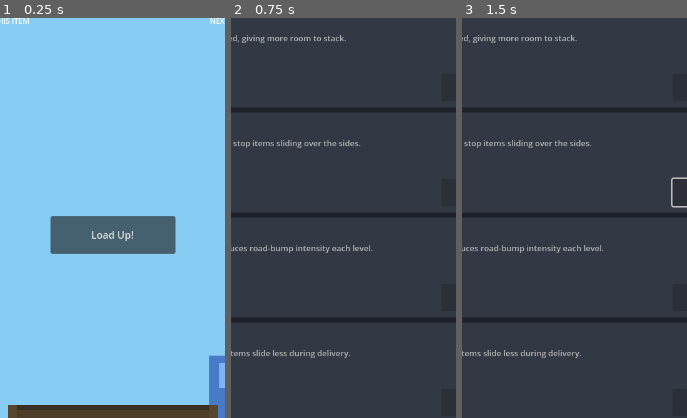
Above: before the commit, frames 1-3 (left to right).
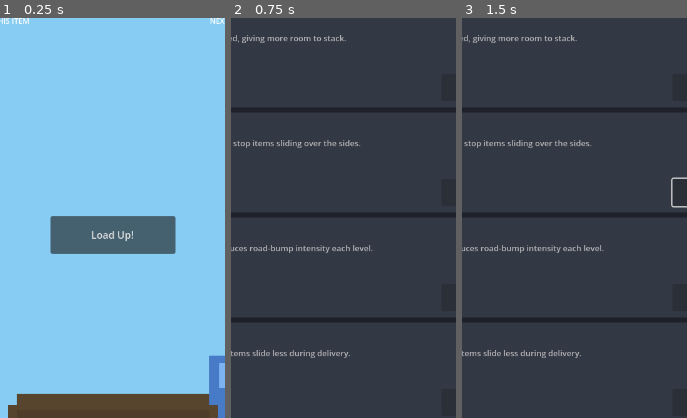
Above: after the commit, the same moments.

Repository: Adamcglee/crapstacker
Game: Godot game, scene res://scenes/Main.tscn
Two runs of this game, one before a commit and one after it. Both use one fixed random seed, a clock stepped at 60 frames per second and the inputs below.
Inputs (mouse positions are % of the whole screen's width and height, from its top left):
- Up to frame 1 (0.25 s): no input
- Up to frame 2 (0.75 s): click "Upgrades" at 0.5 s
- Up to frame 3 (1.5 s): tap Enter at 1.25 s; move the mouse to (72, 45) at 1.27 s; click (72, 45) at 1.42 s
The pictures show only the part of the screen within x 25-75%, y 23-73%; the shares and areas given below are measured in that part.

The runs differ from the first frame. In frame 1, 3.4% of the frame differs, in the area x 7-93%, y 94-98%; in frame 2, nothing differs; in frame 3, nothing differs.

Commit message:
Changes to rails and spin with mouse wheel.

Diff:
--- a/scripts/HouseholdItem.gd
+++ b/scripts/HouseholdItem.gd
@@ -123,6 +123,18 @@
 		_handle_touch(event as InputEventScreenTouch)
 	elif event is InputEventScreenDrag:
 		_handle_drag(event as InputEventScreenDrag)
+	elif event is InputEventMouseButton:
+		_handle_scroll(event as InputEventMouseButton)
+
+func _handle_scroll(event: InputEventMouseButton) -> void:
+	if state != State.HELD or not event.pressed:
+		return
+	if event.button_index == MOUSE_BUTTON_WHEEL_UP:
+		rotation -= PI / 8.0
+		get_viewport().set_input_as_handled()
+	elif event.button_index == MOUSE_BUTTON_WHEEL_DOWN:
+		rotation += PI / 8.0
+		get_viewport().set_input_as_handled()
 
 func _handle_touch(event: InputEventScreenTouch) -> void:
 	if event.pressed:
--- a/scripts/Truck.gd
+++ b/scripts/Truck.gd
@@ -11,8 +11,9 @@
 var wheel_r:      float = 26.0
 var bed_friction: float = 4.0
 
-var _lwall_vis: ColorRect
-var _rwall_vis: ColorRect
+var _lwall_vis:    ColorRect
+var _rwall_vis:    ColorRect
+var _side_rail_vis: ColorRect
 
 func _ready() -> void:
 	_build_visuals()
@@ -60,6 +61,18 @@
 
 	_make_wheel(-bed_width / 2.0 + 50.0)
 	_make_wheel(bed_width / 2.0 - 50.0)
+
+	# Side panel covering the bed above the walls — goes 25% when items are present.
+	# Positioned above the bed wall tops where items actually stack,
+	# with z=3 (absolute) so it sits in front of placed items (z=0) but
+	# behind held items (z=10).
+	_side_rail_vis = ColorRect.new()
+	_side_rail_vis.color = Color(0.34, 0.27, 0.18)
+	_side_rail_vis.size = Vector2(bed_width, bed_depth + floor_thick)
+	_side_rail_vis.position = Vector2(-bed_width / 2.0, -(bed_depth + floor_thick))
+	_side_rail_vis.z_as_relative = false
+	_side_rail_vis.z_index = 3
+	add_child(_side_rail_vis)
 
 func _make_wheel(cx: float) -> void:
 	var wheel := ColorRect.new()
@@ -155,7 +168,5 @@
 	add_child(body)
 
 func set_rail_opacity(alpha: float) -> void:
-	if _lwall_vis:
-		_lwall_vis.modulate.a = alpha
-	if _rwall_vis:
-		_rwall_vis.modulate.a = alpha
+	if _side_rail_vis:
+		_side_rail_vis.modulate.a = alpha
Not shown, changed: docs/index.html
Not shown, changed: docs/index.pck
